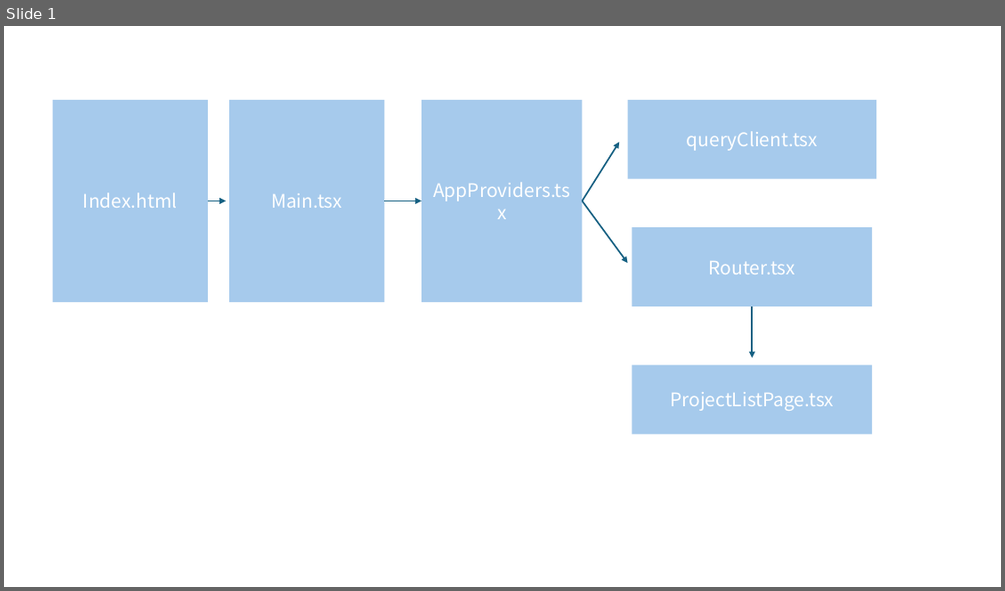
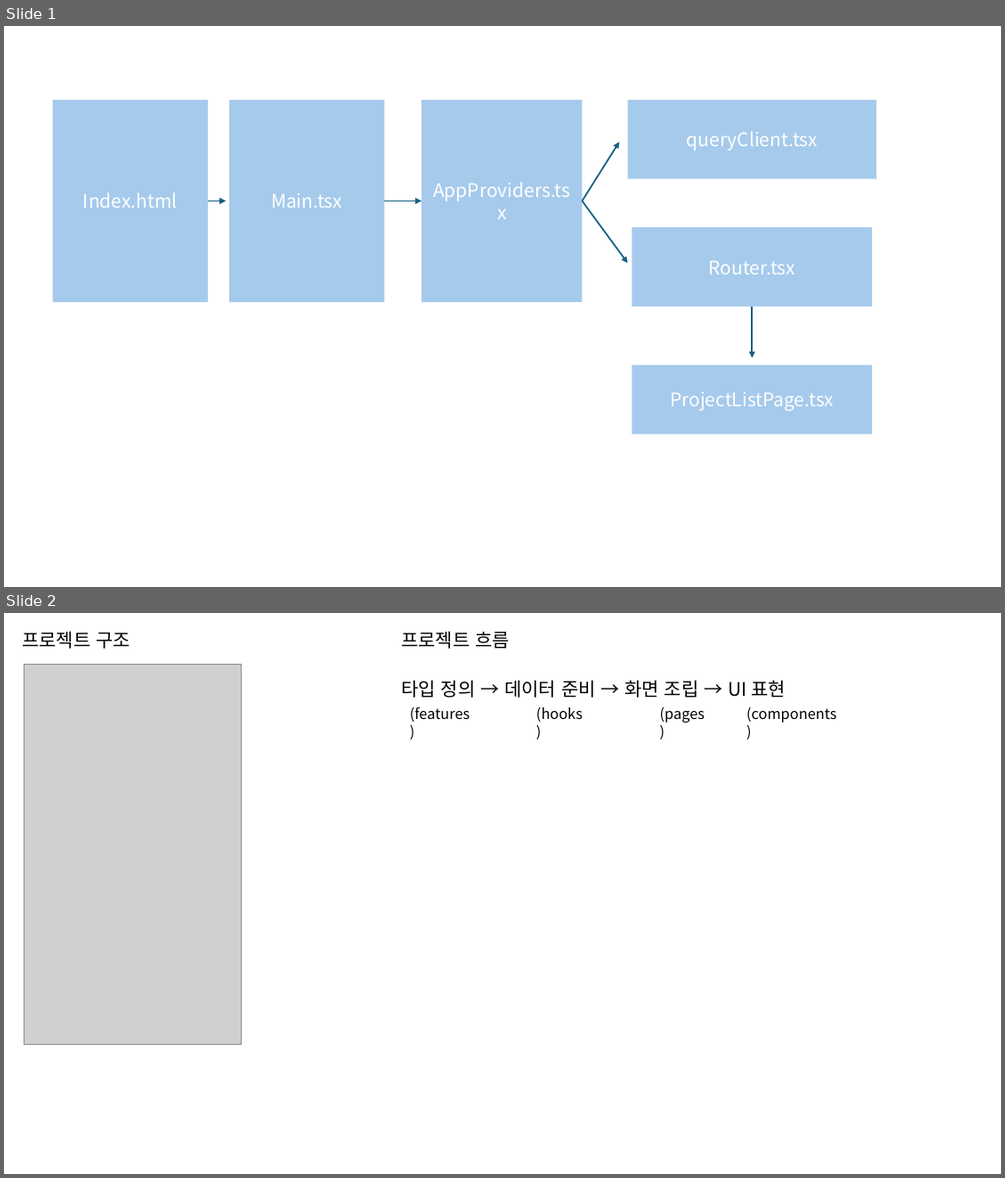
Before and after one commit to Arch0429/frontend-toy, a slide deck: Architecture.pptx. Shown one above the other, each under a label of ours: slide 1 before the commit, slides 1 and 2 after it. The pictures are 1005x591 and 1005x1178 pixels, drawn with LibreOffice and Linux fonts; fonts in the diff are those of the drawing; grey boxes stand for pictures. Boxes give left, top, right and bottom in pixels: in the first picture for what was removed or moved away, otherwise in the second. Text is boxed around its words. In the diff, an @@ line names an element or a change of style, - is before the commit and + after.

```diff
--- a/Architecture.pptx
+++ b/Architecture.pptx
@@ slide 2 added at <box>4,613,1001,1174</box>, background #FFFFFF @@
@@ text added at <box>22,631,130,649</box>, 18 pt, text #000000 @@
+프로젝트 구조
@@ text added at <box>401,631,510,649</box>, 18 pt, text #000000 @@
+프로젝트 흐름
@@ picture added at <box>24,664,241,1045</box> @@
@@ text added at <box>401,680,785,698</box>, 18 pt, text #000000 @@
+타입 정의 → 데이터 준비 → 화면 조립 → UI 표현
@@ text added at <box>410,707,469,722</box>, 14 pt, text #000000 @@
+(features)
@@ text added at <box>536,707,582,722</box>, 14 pt, text #000000 @@
+(hooks)
@@ text added at <box>660,706,704,722</box>, 14 pt, text #000000 @@
+(pages)
@@ text added at <box>746,707,836,722</box>, 14 pt, text #000000 @@
+(components)
```
Also in this commit, not shown: 1 other slide added, 1 other file.
